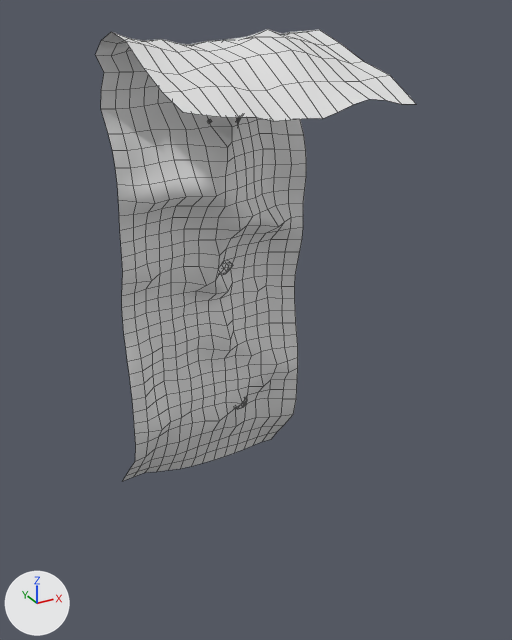
The FBX model Assets/ReSurvivor2/Blender/S7U_EarthBank_1m_B/S7U_EarthBank_1m_B.fbx: old version first, new version second.
The view is the same before and after, from a 50 mm camera at (-1.48, -3.29, 2.5) aimed at (0.05, -0.51, 1.11). Arrows for +X, +Y and +Z are at lower left; the lights stay in place. The older version comes first. Mesh edges are drawn as thin lines. Materials are left out; every surface is plain grey. Where no turn or scale is listed for an object, it has been applied to the vertices.

Names of what the first picture shows: 'S7U_EarthBank_1m_B'.
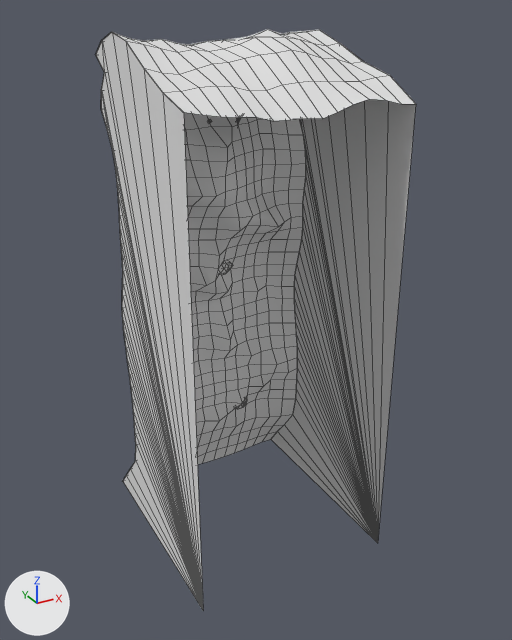
The change in detail:
me_s7u_earthbank_1m_b_mesh is used by ob_s7u_earthbank_1m_b; location (0.0, 0.0, 0.0).
me_s7u_earthbank_1m_b_mesh had 750 vertices, 762 faces and spanned x -0.5..0.5, y -1.02..0.13, z -0.07..2.41.
me_s7u_earthbank_1m_b_mesh now has 828 vertices, 836 faces and spans x -0.5..0.5, y -1.02..0.13, z -0.07..2.41.
me_s7u_earthbank_1m_b_mesh part 1: a new loose piece of 39 vertices spanning x -0.5, y -1.0..0.12, z -0.05..2.41.
me_s7u_earthbank_1m_b_mesh part 2: a new loose piece of 39 vertices spanning x 0.5, y -1.02..0.1, z -0.06..2.41.

Changed parts and their boxes (x1, y1, x2, y2) in the pictures (512 x 640 px):
'S7U_EarthBank_1m_B', reshaped (28% taller)
    before: (96, 29, 416, 481)
    after: (96, 29, 416, 609)
part 1 of me_s7u_earthbank_1m_b_mesh, added
    after: (96, 32, 203, 609)
part 2 of me_s7u_earthbank_1m_b_mesh, added
    after: (271, 33, 416, 543)
